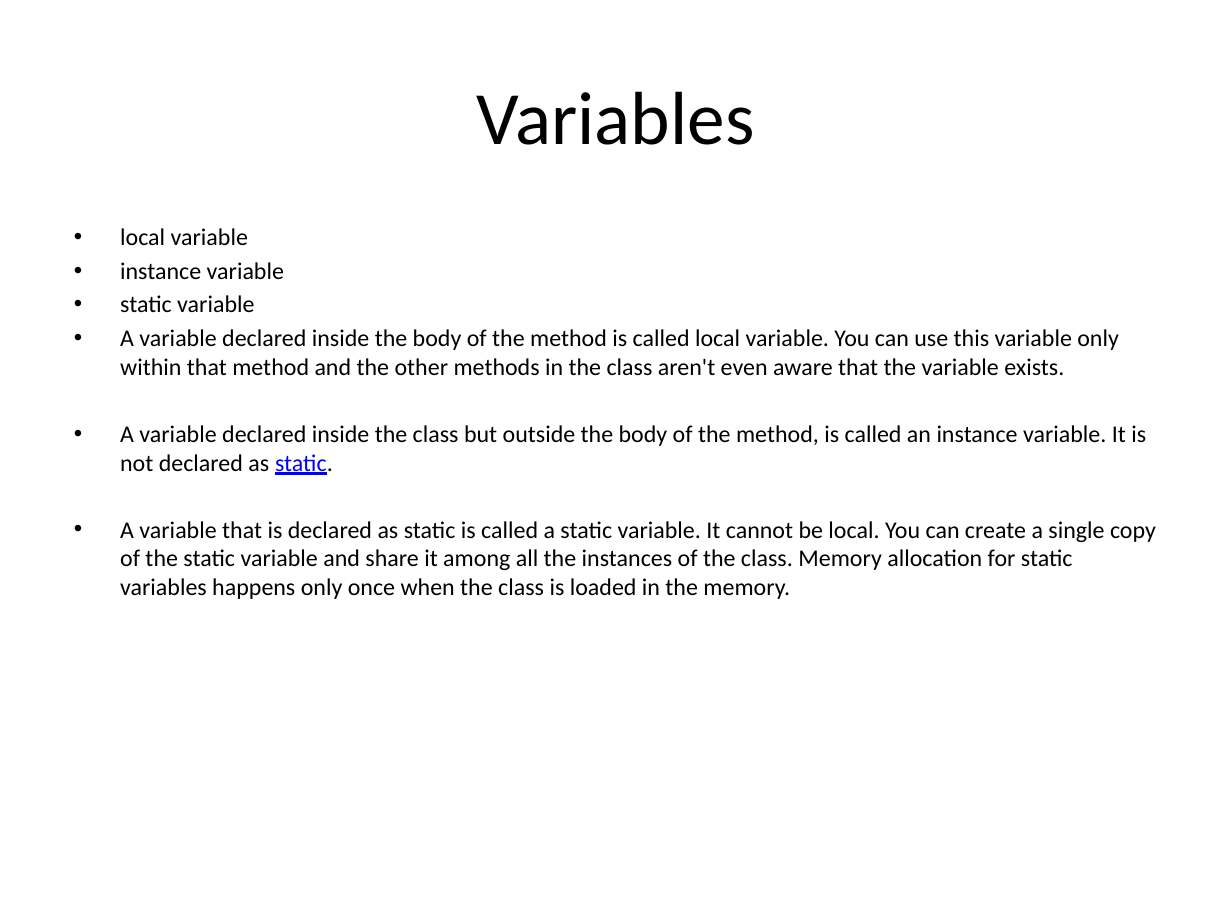
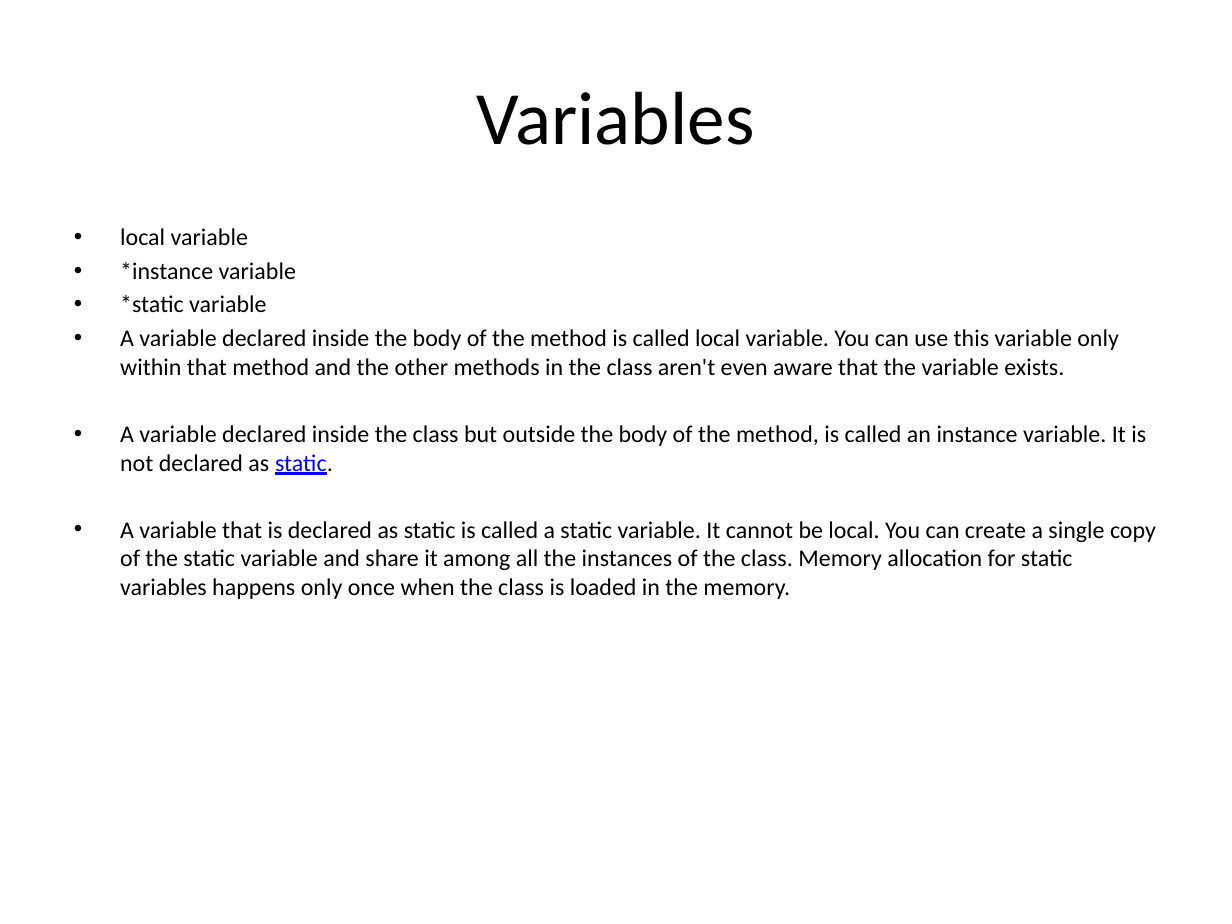
Before and after one commit to BesantJ2ee/Java_09_July_2022_10_30_Batch, a slide deck: slide 32 of PowerPoints/Module_3/Module3_Fundamental_of_Java_Programming.pptx. Drawn at 1232x924 pixels with LibreOffice and Linux fonts; fonts in the diff are those of the drawing. Boxes give left, top, right and bottom in pixels: in the first picture for what was removed or moved away, otherwise in the second. Text is boxed around its words. In the diff, an @@ line names an element or a change of style, - is before the commit and + after.

```diff
--- a/PowerPoints/Module_3/Module3_Fundamental_of_Java_Programming.pptx
+++ b/PowerPoints/Module_3/Module3_Fundamental_of_Java_Programming.pptx
@@ text at (x1=120, y1=262, x2=296, y2=312): text changed @@
-• instance variable
-• static variable
+• *instance variable
+• *static variable
```
Also in this commit, not shown: 4 other slides changed, 8 other files.
